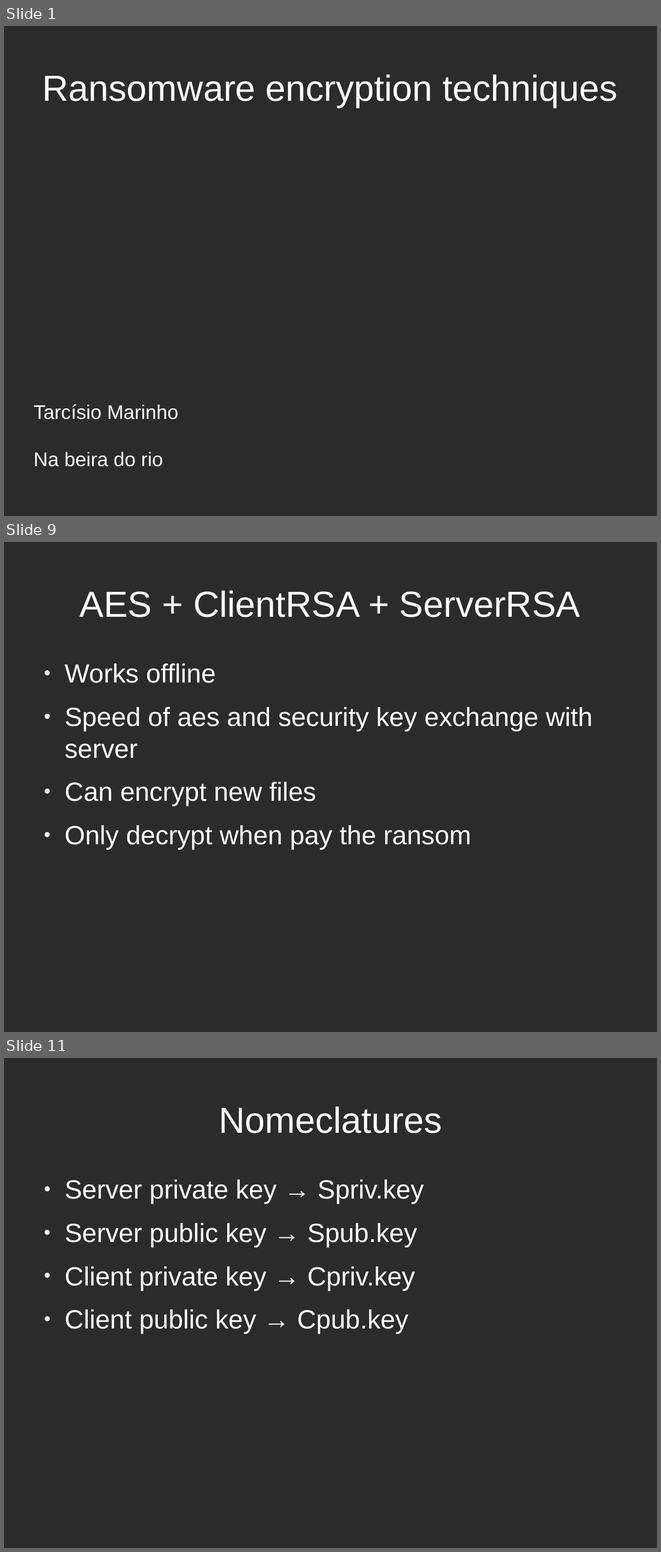
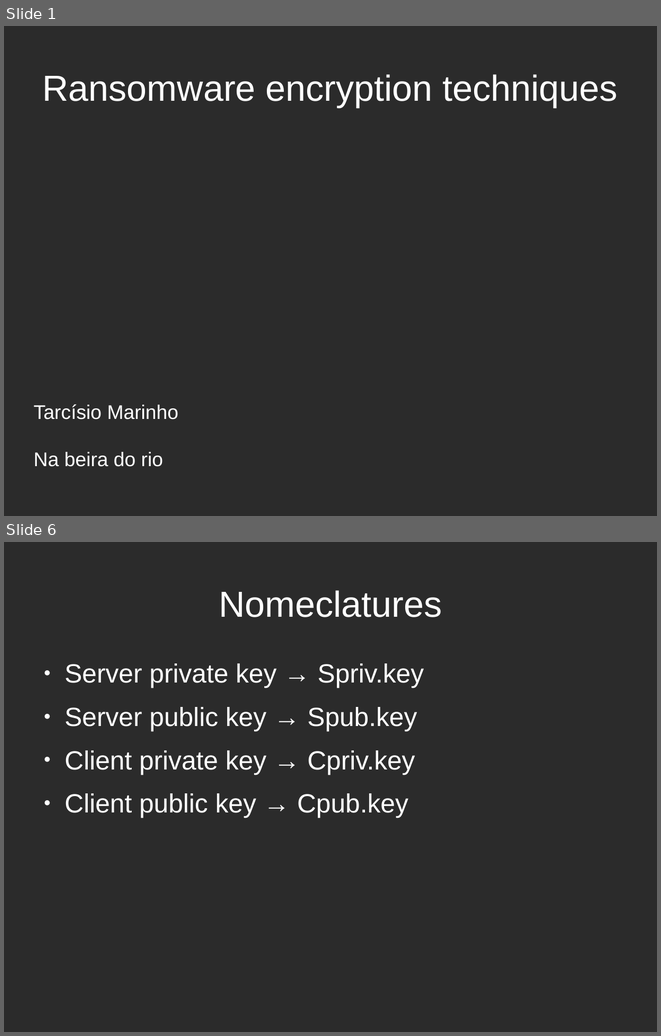
Before and after one commit to tarcisio-marinho/GonnaCry, a slide deck: Python/talk/na_beira_do_rio.odp. Shown one above the other, each under a label of ours: slides 1, 9 and 11 before the commit, slides 1 and 6 after it; the slides between them are not shown. The pictures are 661x1552 and 661x1036 pixels, drawn with LibreOffice and Linux fonts; fonts in the diff are those of the drawing; background and template pictures are left out; a plain dark background stands for a picture behind light text. Boxes give left, top, right and bottom in pixels: in the first picture for what was removed or moved away, otherwise in the second. Text is boxed around its words. In the diff, an @@ line names an element or a change of style, - is before the commit and + after.

```diff
--- a/Python/talk/na_beira_do_rio.odp
+++ b/Python/talk/na_beira_do_rio.odp
@@ slide 9 removed at (4,542,657,1032), background picture (left out) @@
@@ title removed at (80,590,580,617) @@
-AES + ClientRSA + ServerRSA
@@ text removed at (64,663,592,849) @@
-● Works offline
-● Speed of aes and security key exchange with server
-● Can encrypt new files
-● Only decrypt when pay the ransom
@@ what was slide 11 is now slide 6 @@
```
Also in this commit, not shown: 2 slides changed, 2 slides added, 10 other slides removed, 4 other files.
